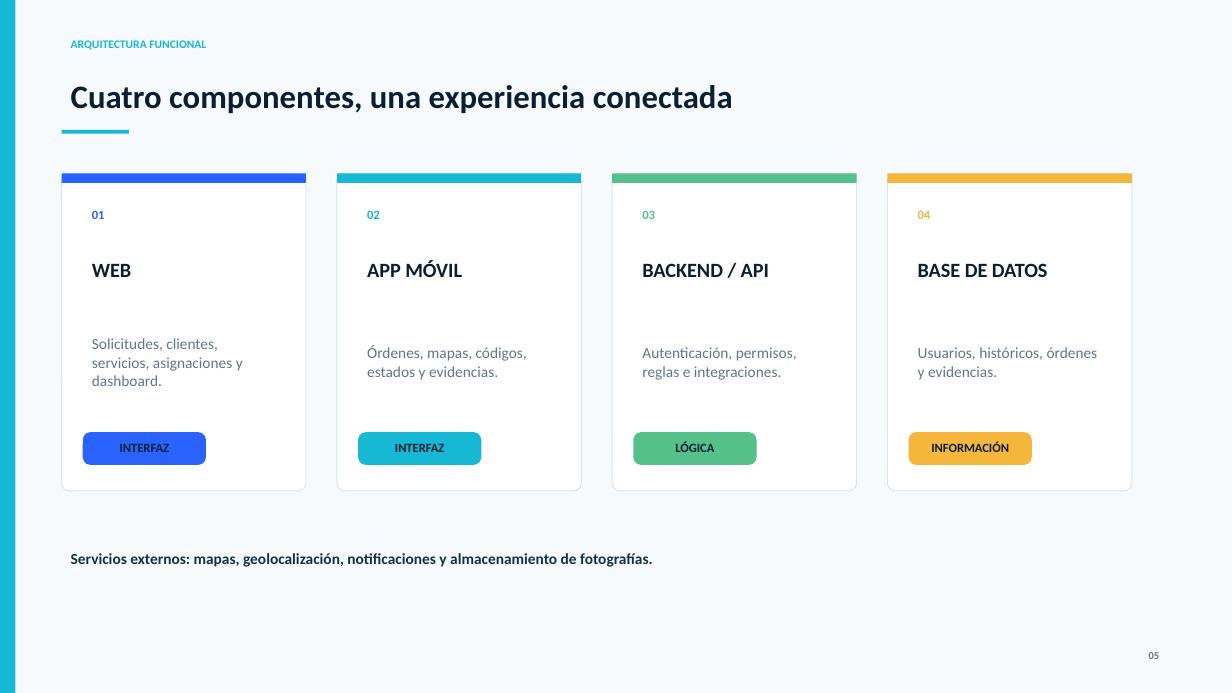
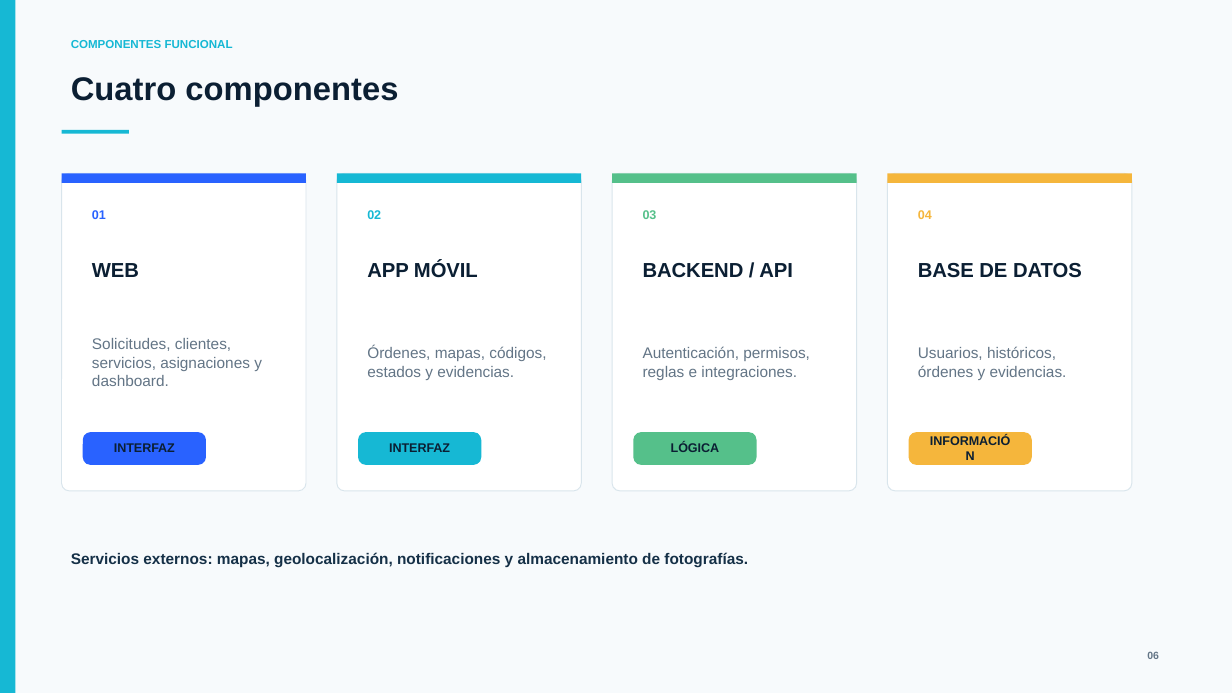
Before and after one commit to JoseHerreraNacho/CAPSTONE_011V_Grupo_2, a slide deck: slide 6 of Fase 1/Evidencias Grupales/Presentación Proyecto.pptx (slide 5 before the commit). Drawn at 1232x693 pixels with LibreOffice and Linux fonts; fonts in the diff are those of the drawing. Boxes give left, top, right and bottom in pixels: in the first picture for what was removed or moved away, otherwise in the second. Text is boxed around its words. In the diff, an @@ line names an element or a change of style, - is before the commit and + after.

```diff
--- a/Fase 1/Evidencias Grupales/Presentación Proyecto.pptx
+++ b/Fase 1/Evidencias Grupales/Presentación Proyecto.pptx
@@ text at (71,40,233,48): text changed; font Calibri to Arial @@
-ARQUITECTURA FUNCIONAL
+COMPONENTES FUNCIONAL
@@ text at (71,77,398,107): text changed; font Calibri to Arial @@
-Cuatro componentes, una experiencia conectada
+Cuatro componentes
@@ font Calibri to Arial in 16 elements at (92,210,106,219), (92,263,139,277), (92,338,262,386), (114,443,175,452), (367,210,381,219), (367,261,478,278), (367,346,546,380), (389,443,450,452), (643,263,793,278), (643,346,810,380), (671,442,720,452), (918,210,932,219), (918,263,1082,278), (918,346,1067,380), (919,434,1022,461), (71,552,748,567) @@
@@ text at (1147,652,1159,659): text changed; font Calibri to Arial @@
-05
+06
```
Also in this commit, not shown: 11 other slides changed, 3 slides added, 3 slides removed.
